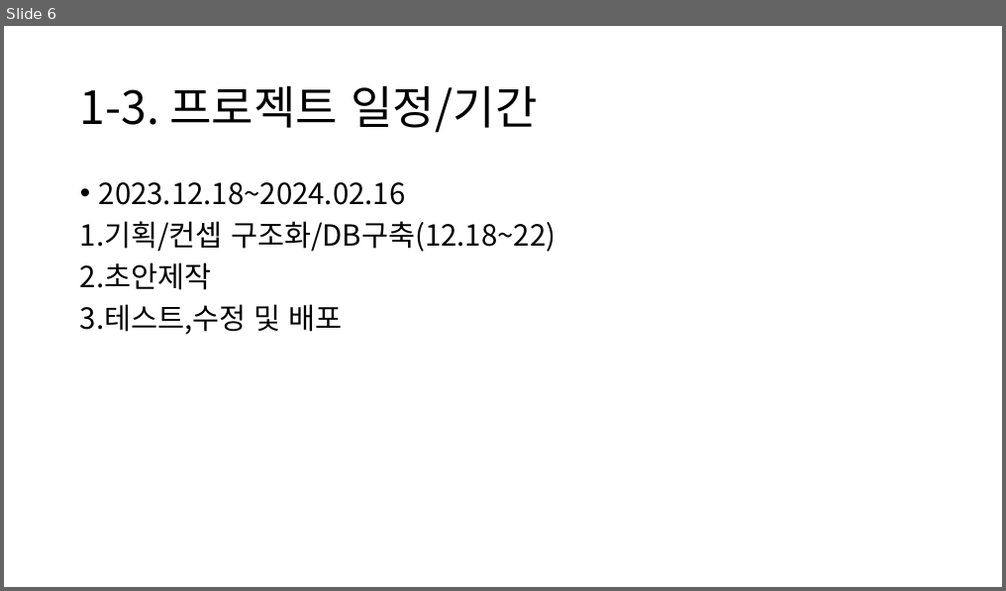
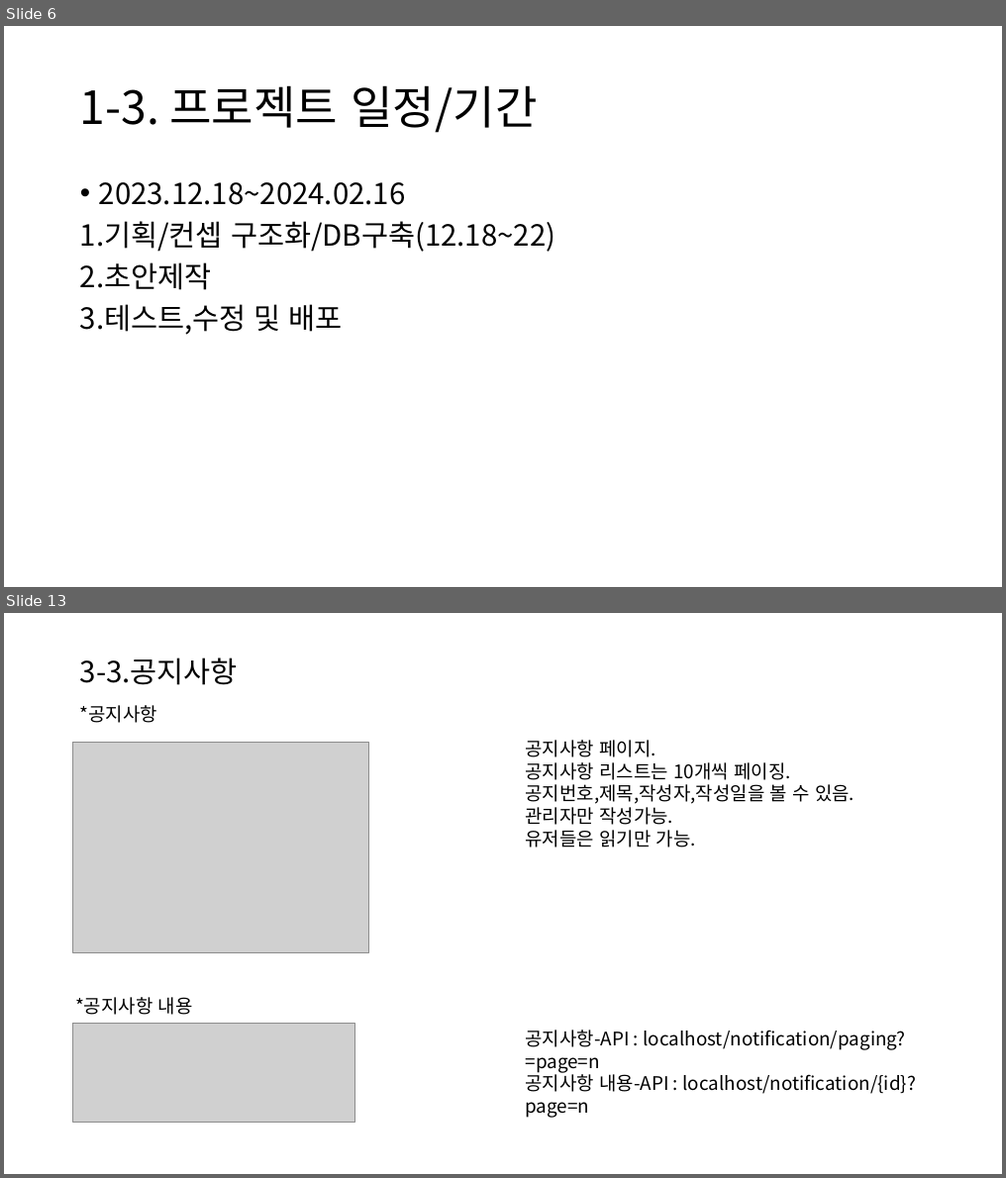
Before and after one commit to choigo1996/discord, a slide deck: 2차 프로젝트/2차 프로젝트.pptx. Shown one above the other, each under a label of ours: slide 6 before the commit, slides 6 and 13 after it; the slides between them are not shown. The pictures are 1006x591 and 1006x1178 pixels, drawn with LibreOffice and Linux fonts; fonts in the diff are those of the drawing; grey boxes stand for pictures. Boxes give left, top, right and bottom in pixels: in the first picture for what was removed or moved away, otherwise in the second. Text is boxed around its words. In the diff, an @@ line names an element or a change of style, - is before the commit and + after.

```diff
--- a/2차 프로젝트/2차 프로젝트.pptx
+++ b/2차 프로젝트/2차 프로젝트.pptx
@@ slide 13 added at box(4, 613, 1002, 1174), background #FFFFFF @@
@@ title added at box(80, 658, 238, 685), 28 pt, text #000000 @@
+3-3.공지사항
@@ text added at box(80, 705, 157, 723), 18 pt, text #000000 @@
+*공지사항
@@ picture added at box(73, 743, 368, 953) @@
@@ text added at box(526, 740, 854, 848), 18 pt, text #000000 @@
+공지사항 페이지.
+공지사항 리스트는 10개씩 페이징.
+공지번호,제목,작성자,작성일을 볼 수 있음.
+관리자만 작성가능.
+유저들은 읽기만 가능.
@@ text added at box(75, 997, 193, 1015), 18 pt, text #000000 @@
+*공지사항 내용
@@ picture added at box(73, 1024, 355, 1122) @@
@@ text added at box(526, 1030, 916, 1118), 18 pt, text #000000 @@
+공지사항-API : localhost/notification/paging?=page=n
+공지사항 내용-API : localhost/notification/{id}?page=n
```
Also in this commit, not shown: 2 slides changed, 13 other slides added, 6 slides removed.
